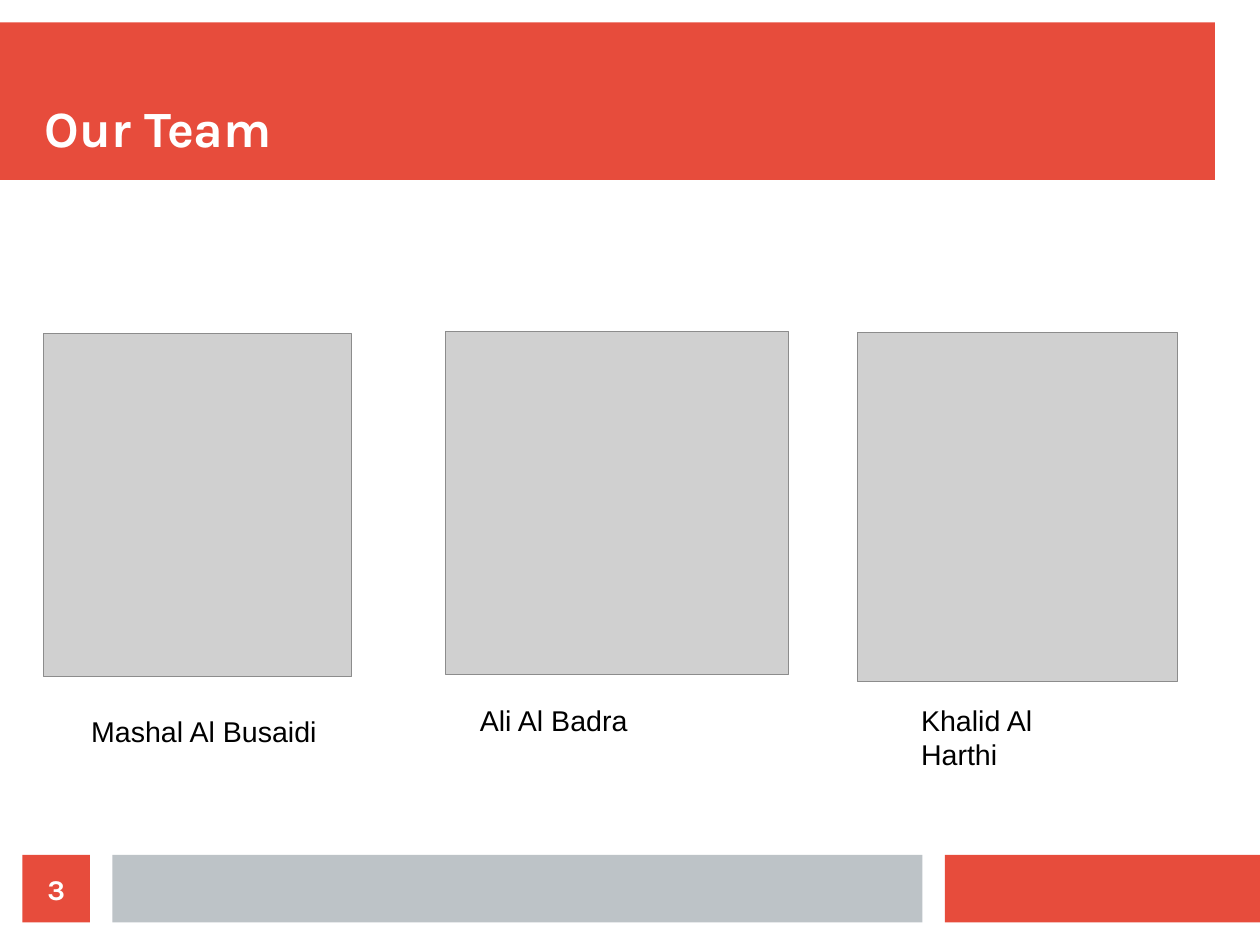
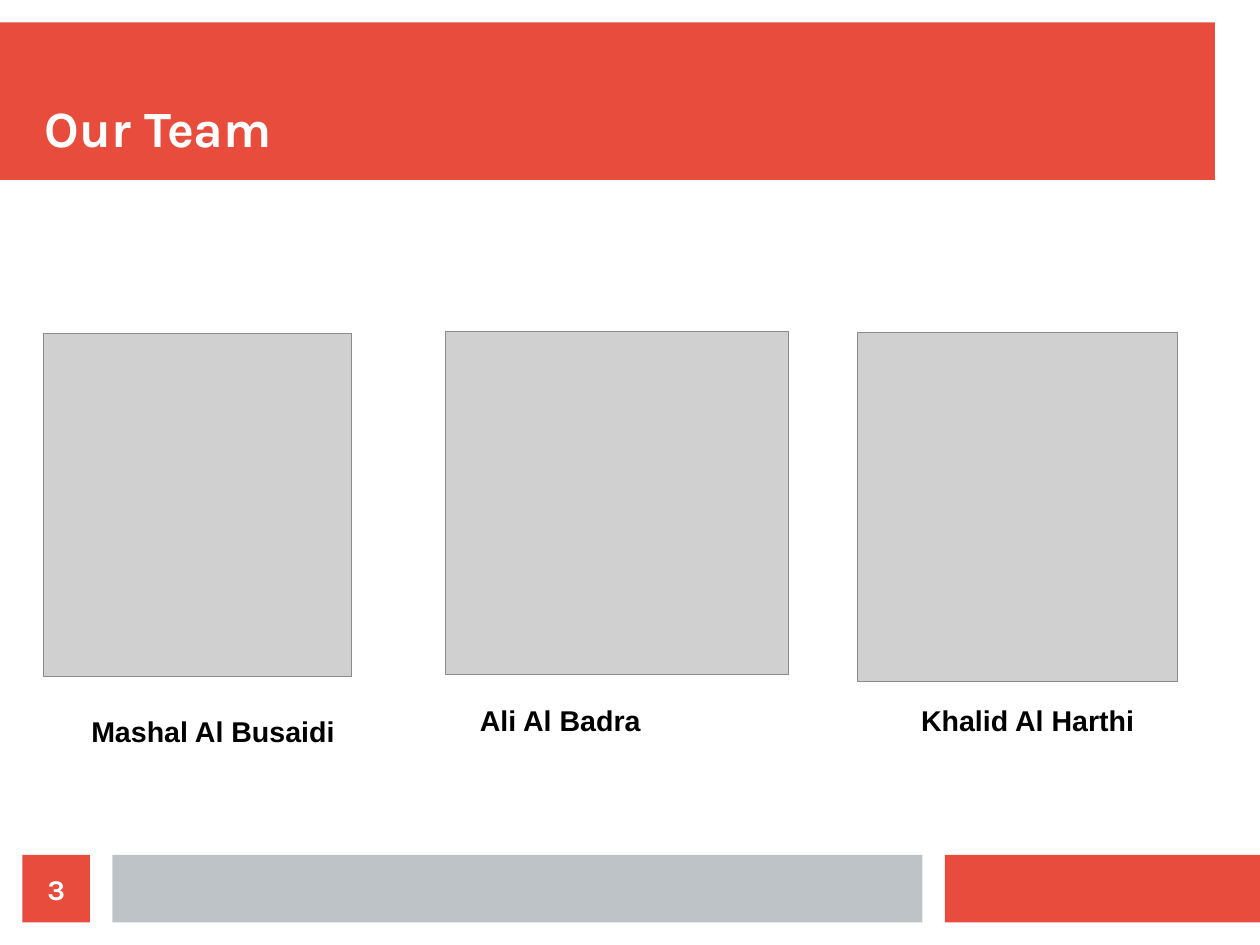
Before and after one commit to Aliii98/osoc19, a slide deck: slide 3 of OSOC-proposal-bigdata.odp. Drawn at 1260x945 pixels with LibreOffice and Linux fonts; fonts in the diff are those of the drawing; grey boxes stand for pictures. Boxes give left, top, right and bottom in pixels: in the first picture for what was removed or moved away, otherwise in the second. Text is boxed around its words. In the diff, an @@ line names an element or a change of style, - is before the commit and + after.

```diff
--- a/OSOC-proposal-bigdata.odp
+++ b/OSOC-proposal-bigdata.odp
@@ bold on in 3 elements at (480, 710, 641, 732), (91, 721, 334, 743), (921, 710, 1134, 732) @@
```
Also in this commit, not shown: 4 other slides changed, 1 slide added, 1 slide removed.
